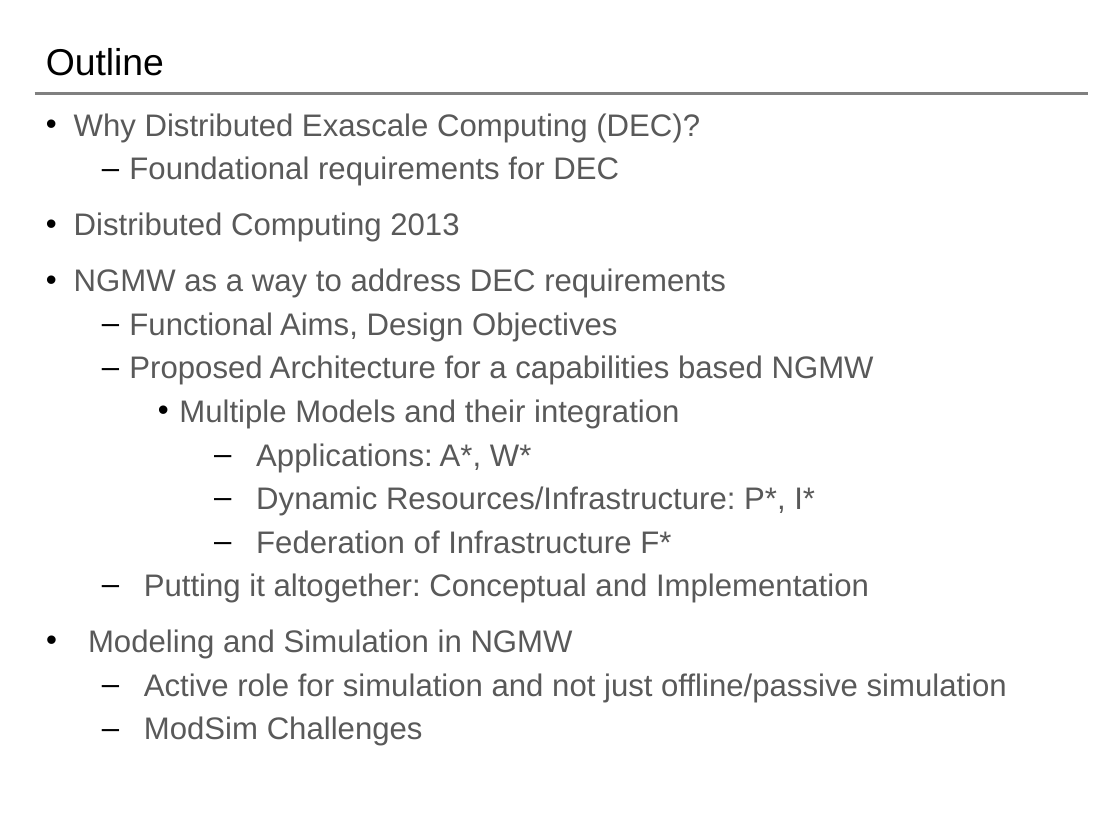
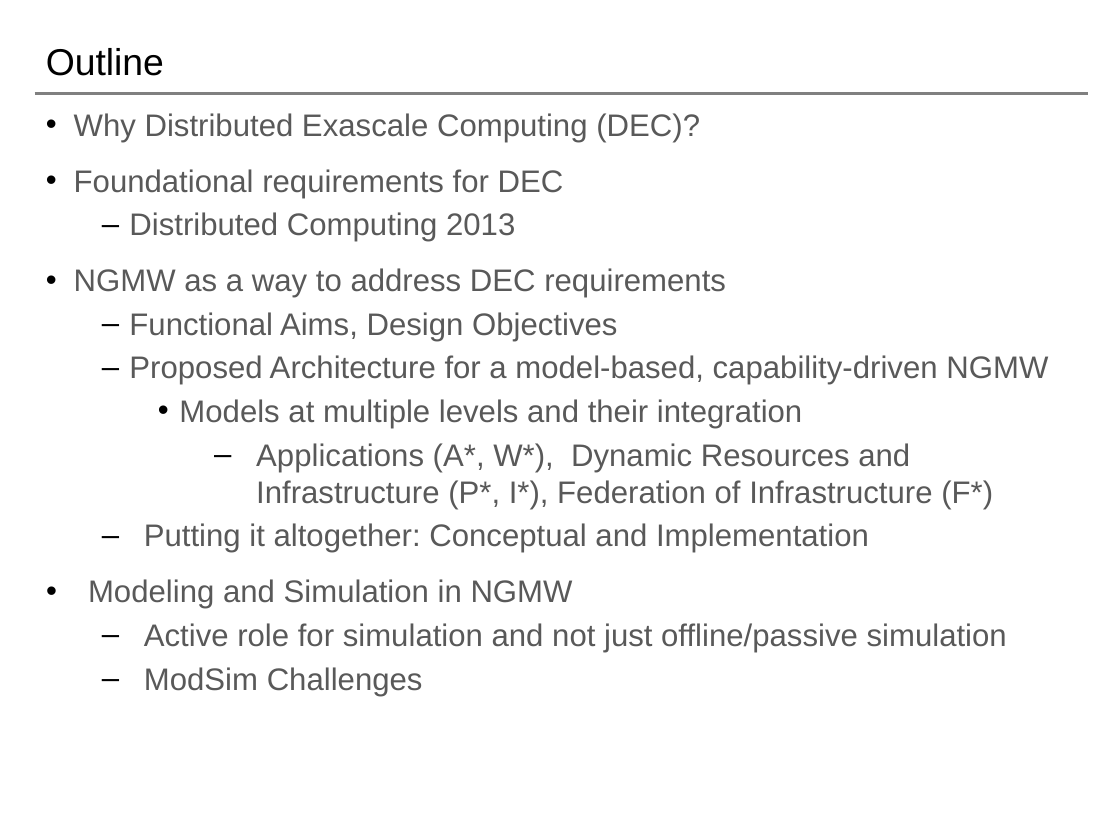
Before and after one commit to saga-project/NGMW, a slide deck: slide 2 of presentations/radical-modsim.pptx. Drawn at 1120x840 pixels with LibreOffice and Linux fonts; fonts in the diff are those of the drawing; background and template pictures are left out. Boxes give left, top, right and bottom in pixels: in the first picture for what was removed or moved away, otherwise in the second. Text is boxed around its words. In the diff, an @@ line names an element or a change of style, - is before the commit and + after.

```diff
--- a/presentations/radical-modsim.pptx
+++ b/presentations/radical-modsim.pptx
@@ text at [74, 169, 564, 242]: bullet – to •; list level 2 to 1 in "Foundational requirements for DEC"; bullet • to –; list level 1 to 2 in "Distributed Computing 2013" @@
@@ text at [129, 355, 1048, 509]: text changed @@
-  – Proposed Architecture for a capabilities based NGMW
-    • Multiple Models and their integration
-      – Applications: A*, W*
-      – Dynamic Resources/Infrastructure: P*, I*
-      – Federation of Infrastructure F*
+  – Proposed Architecture for a model-based, capability-driven NGMW
+    • Models at multiple levels and their integration
+      – Applications (A*, W*), Dynamic Resources and Infrastructure (P*, I*), Federation of Infrastructure (F*)
```
Also in this commit, not shown: 6 other slides changed.
